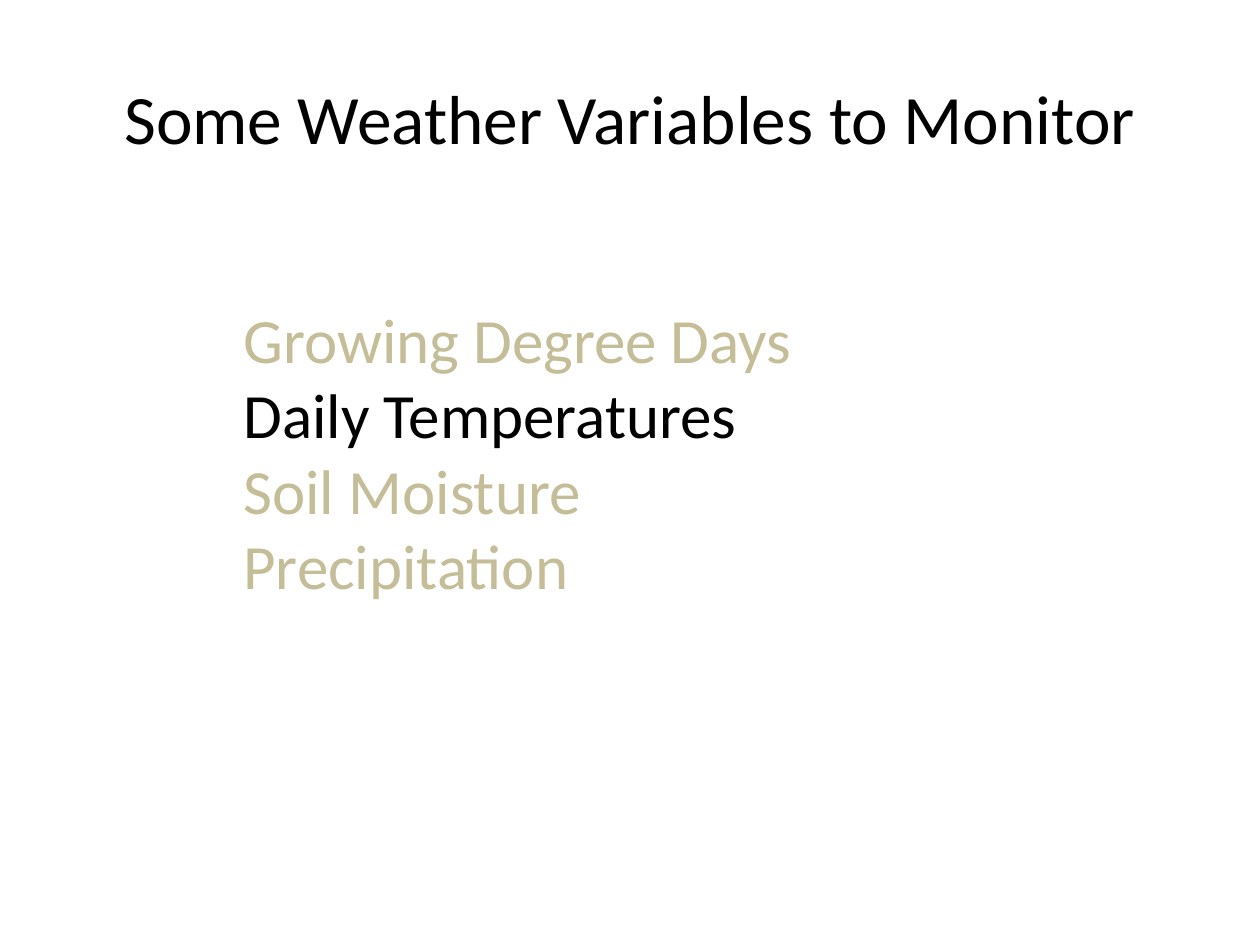
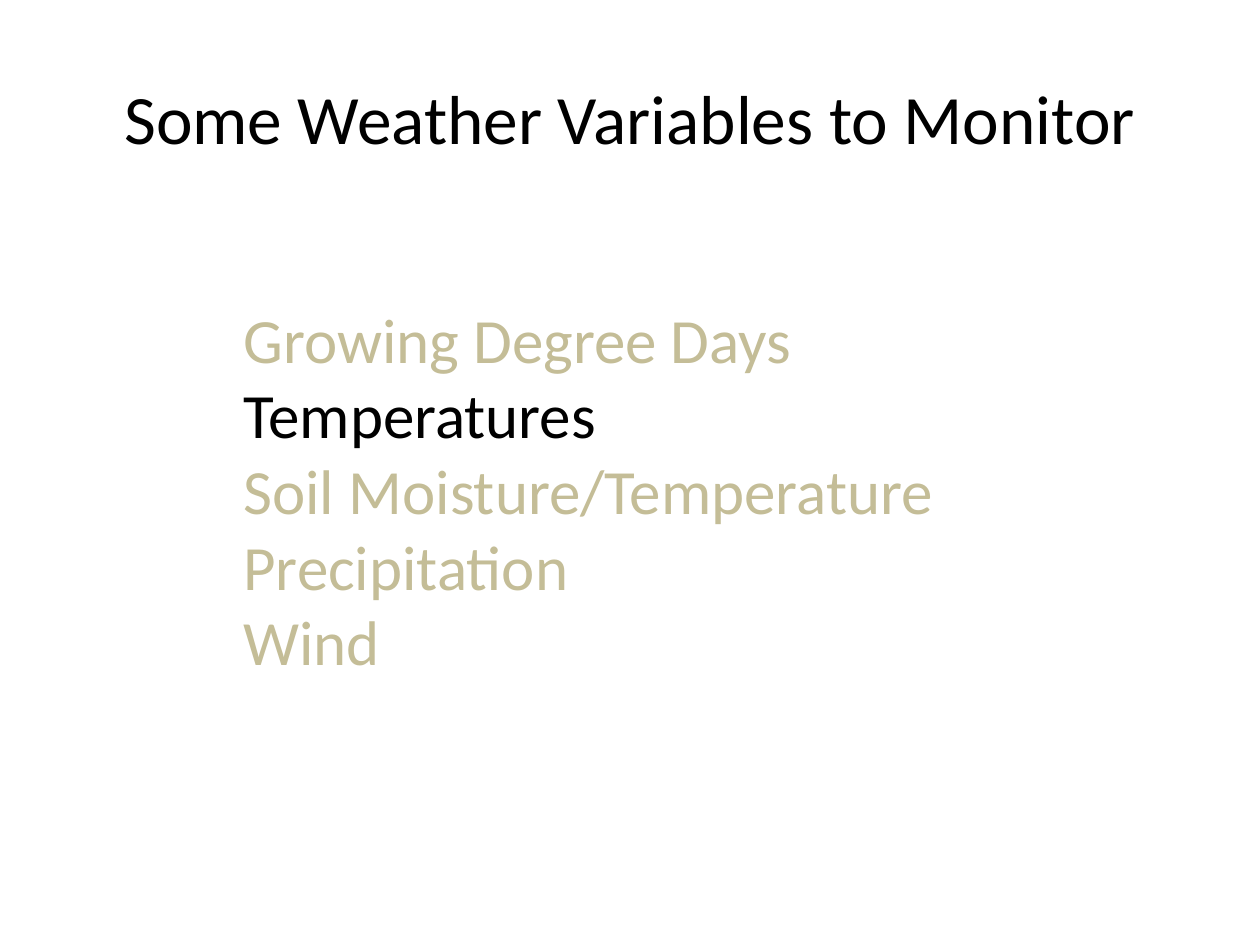
Before and after one commit to akrherz/akrherz, a slide deck: slide 21 of presentations/180301_seiara/herzmann_seiara.pptx. Drawn at 1260x945 pixels with LibreOffice and Linux fonts; fonts in the diff are those of the drawing. Boxes give left, top, right and bottom in pixels: in the first picture for what was removed or moved away, otherwise in the second. Text is boxed around its words. In the diff, an @@ line names an element or a change of style, - is before the commit and + after.

```diff
--- a/presentations/180301_seiara/herzmann_seiara.pptx
+++ b/presentations/180301_seiara/herzmann_seiara.pptx
@@ text at [243,397,933,524]: text changed; text colour #000000 to #C4BD97 @@
-Daily Temperatures
-Soil Moisture
+Temperatures
+Soil Moisture/Temperature
@@ text at [243,621,380,666]: paragraph added @@
+Wind
```
Also in this commit, not shown: 4 other slides changed, 13 slides added, 12 other files.
